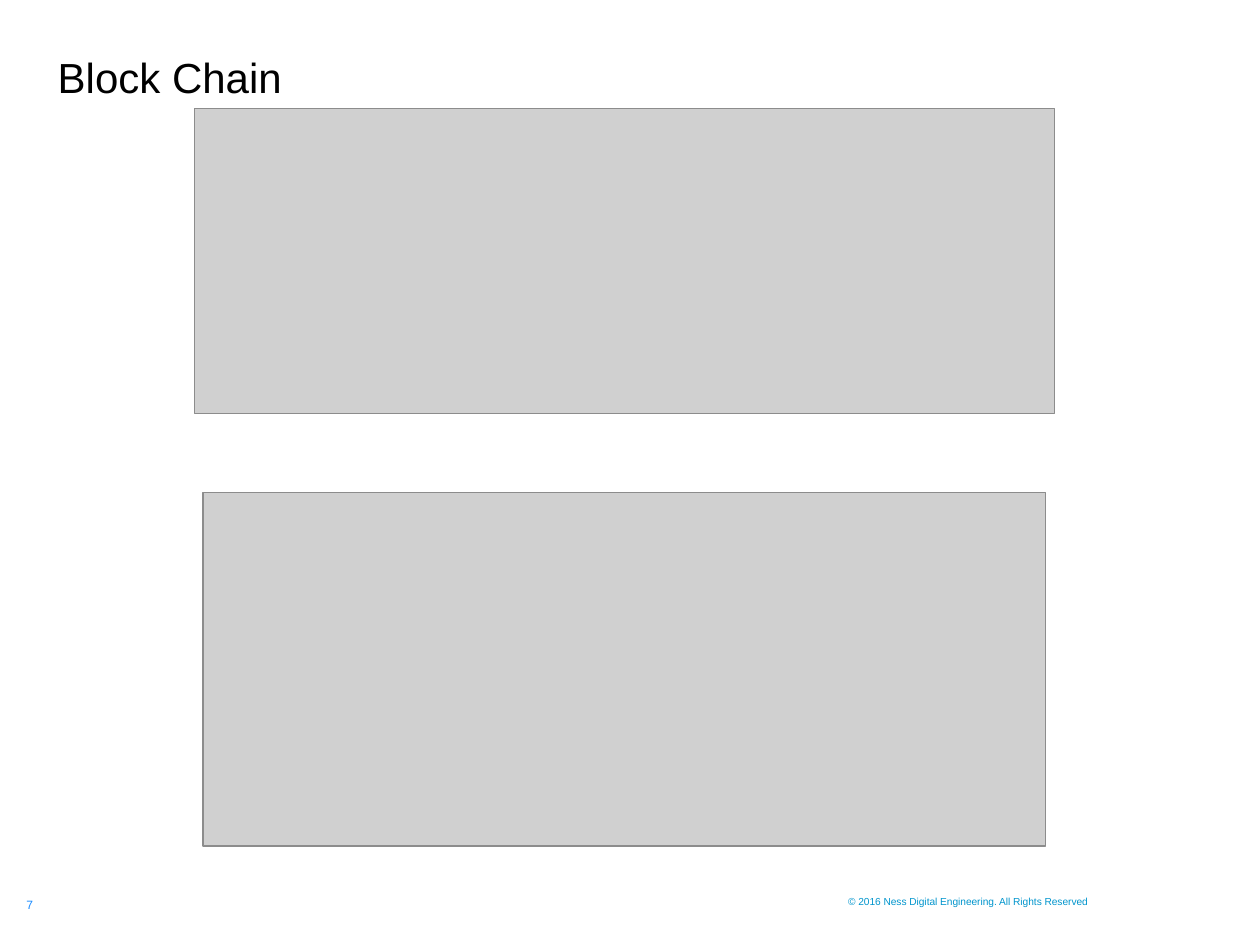
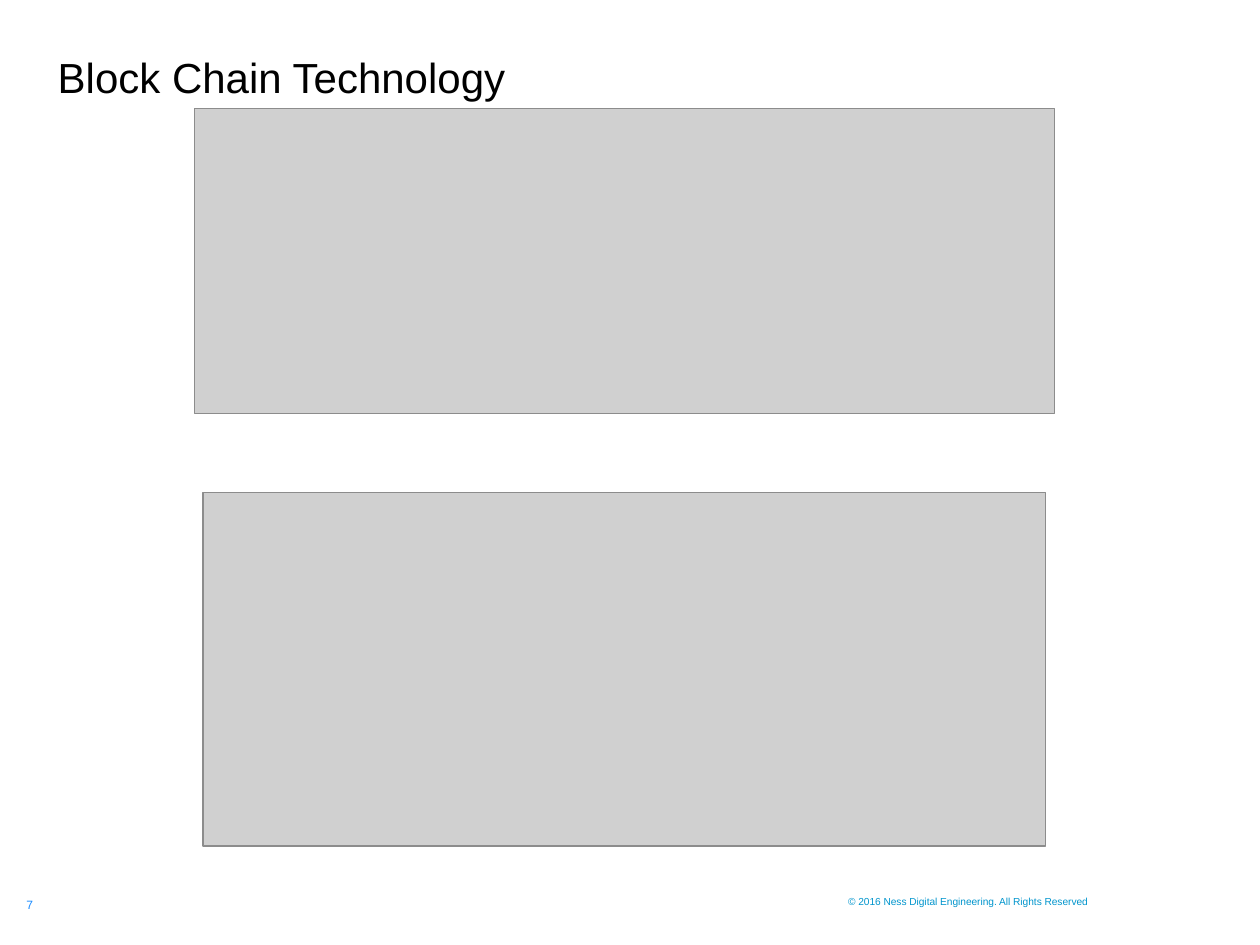
Before and after one commit to sagar-mahapatra-ness/traning, a slide deck: slide 7 of The_Raise_Of_Bitcoin_And_Other_Cryptocurrencies/Ness.pptx. Drawn at 1260x945 pixels with LibreOffice and Linux fonts; fonts in the diff are those of the drawing; grey boxes stand for pictures; background and template pictures are left out. Boxes give left, top, right and bottom in pixels: in the first picture for what was removed or moved away, otherwise in the second. Text is boxed around its words. In the diff, an @@ line names an element or a change of style, - is before the commit and + after.

```diff
--- a/The_Raise_Of_Bitcoin_And_Other_Cryptocurrencies/Ness.pptx
+++ b/The_Raise_Of_Bitcoin_And_Other_Cryptocurrencies/Ness.pptx
@@ title at [58,62,505,102]: text changed @@
-Block Chain
+Block Chain Technology
```
Also in this commit, not shown: 5 other slides changed, 3 slides added, 2 slides removed.
